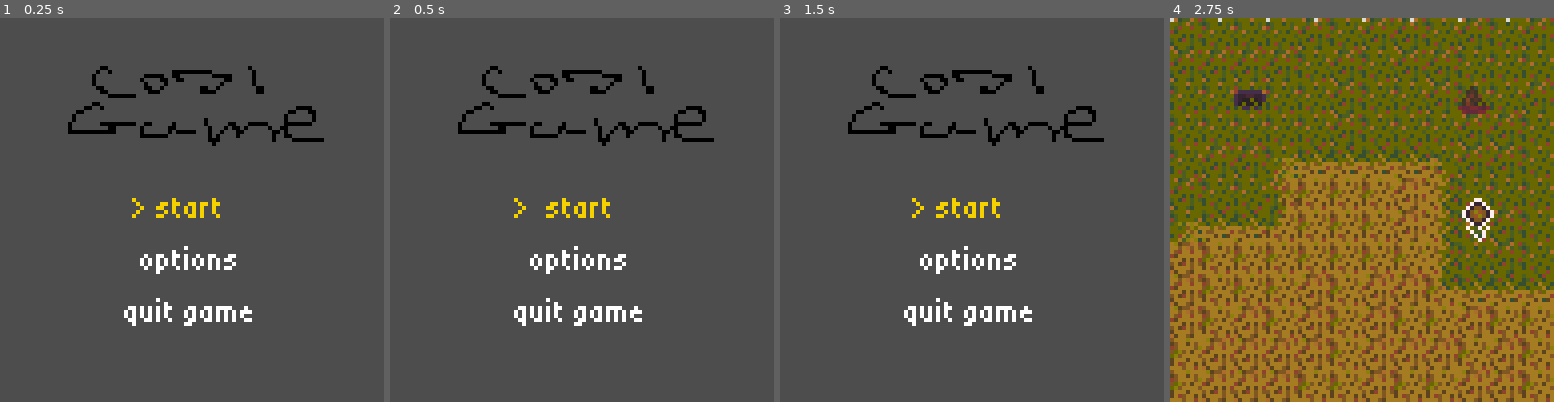
Above: before the commit, frames 1-4 (left to right).
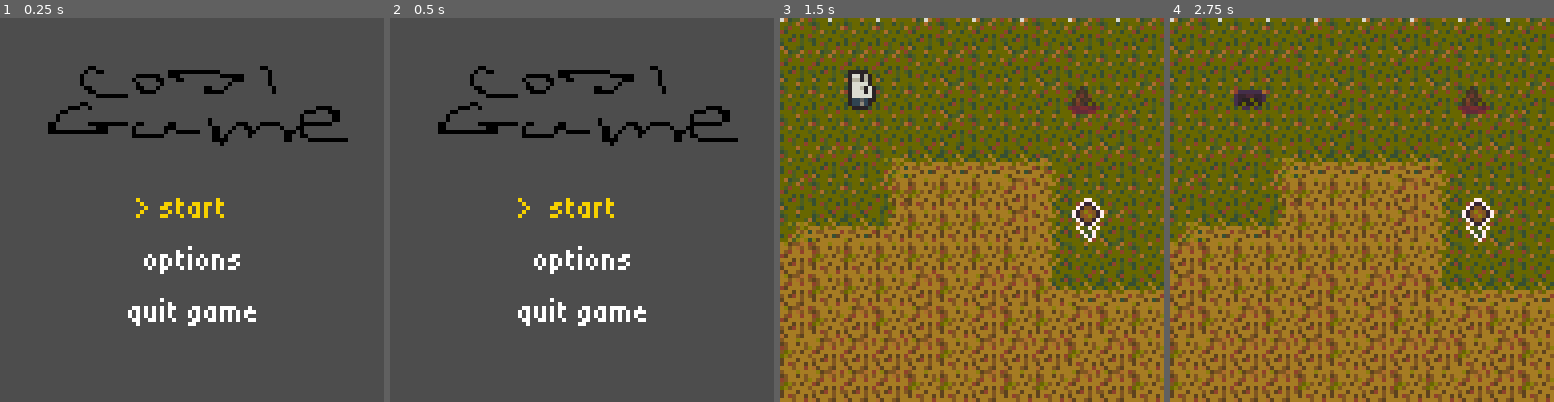
Above: after the commit, the same moments.

Repository: Someone68/cozyfall
Game: Godot game, scene res://scenes/main_menu.tscn
Same seed, same stepped clock (60 frames per second), same inputs: the game is played once before the commit and once after it.
Inputs (mouse positions are in pixels of both pictures, inside the frame that each line leads up to):
- Up to frame 1 (0.25 s): no input
- Up to frame 2 (0.5 s): no input
- Up to frame 3 (1.5 s): click (972, 259) at 0.5 s, where only the run after the commit has a clickable "options"; click (972, 206) at 1.25 s, where only the run after the commit has a clickable "> start"
- Up to frame 4 (2.75 s): tap Enter (ui_accept) at 2, 2.27 s; hold Right (ui_right) from 2.03 s (still down); hold Z (tunnel) from 2.03 s (still down)

The runs differ from the first frame. In frame 1, 5.2% of the frame differs, in the area x 12-91%, y 12-81%; in frame 2, 5.2%; in frame 3, 100%, in the area x 0-100%, y 0-100%; in frame 4, nothing differs.

Commit message:
add mouse click for gui items

Diff:
--- a/scenes/death_screen.tscn
+++ b/scenes/death_screen.tscn
@@ -39,12 +39,18 @@
 [node name="SelectMenu" parent="VBoxContainer" unique_id=647501129 instance=ExtResource("3_7ns25")]
 layout_mode = 2
 
-[node name="TryAgain" type="Label" parent="VBoxContainer/SelectMenu" unique_id=284757862]
+[node name="TryAgain" type="Button" parent="VBoxContainer/SelectMenu" unique_id=1858231319]
+custom_maximum_size = Vector2(45, -1)
 layout_mode = 2
 text = "try again!"
+alignment = 0
 
-[node name="Quit" type="Label" parent="VBoxContainer/SelectMenu" unique_id=1298591346]
+[node name="Quit" type="Button" parent="VBoxContainer/SelectMenu" unique_id=10187259]
+custom_maximum_size = Vector2(55, -1)
 layout_mode = 2
 text = "quit to title..."
+alignment = 0
 
 [connection signal="item_selected" from="VBoxContainer/SelectMenu" to="." method="_on_select_menu_item_selected"]
+[connection signal="pressed" from="VBoxContainer/SelectMenu/TryAgain" to="." method="_on_try_again_pressed"]
+[connection signal="pressed" from="VBoxContainer/SelectMenu/Quit" to="." method="_on_quit_pressed"]
--- a/scenes/escape_screen.tscn
+++ b/scenes/escape_screen.tscn
@@ -3,6 +3,7 @@
 [ext_resource type="Theme" uid="uid://cdv0csb0dp43j" path="res://themes/menu_theme.tres" id="1_gjwmd"]
 [ext_resource type="Script" uid="uid://bnq1v80v63bd1" path="res://scripts/escape_screen.gd" id="2_gjwmd"]
 [ext_resource type="PackedScene" uid="uid://b3ywq4cn53b52" path="res://scenes/select_menu.tscn" id="3_a2a6c"]
+[ext_resource type="PackedScene" uid="uid://benrrbluvikv8" path="res://scenes/warn.tscn" id="3_k22dc"]
 
 [node name="EscapeScreen" type="Control" unique_id=128950255]
 process_mode = 3
@@ -15,6 +16,7 @@
 grow_vertical = 2
 theme = ExtResource("1_gjwmd")
 script = ExtResource("2_gjwmd")
+WARN_SCREEN = ExtResource("3_k22dc")
 
 [node name="ColorRect" type="ColorRect" parent="." unique_id=1687184408]
 layout_mode = 0
@@ -39,16 +41,25 @@
 [node name="SelectMenu" parent="VBoxContainer" unique_id=647501129 instance=ExtResource("3_a2a6c")]
 layout_mode = 2
 
-[node name="BackToGame" type="Label" parent="VBoxContainer/SelectMenu" unique_id=284757862]
+[node name="BackToGame" type="Button" parent="VBoxContainer/SelectMenu" unique_id=424343215]
+custom_maximum_size = Vector2(55, -1)
 layout_mode = 2
 text = "back to game"
+alignment = 0
 
-[node name="Restart" type="Label" parent="VBoxContainer/SelectMenu" unique_id=58015726]
+[node name="Restart" type="Button" parent="VBoxContainer/SelectMenu" unique_id=1992801100]
+custom_maximum_size = Vector2(35, -1)
 layout_mode = 2
 text = "restart"
+alignment = 0
 
-[node name="Quit" type="Label" parent="VBoxContainer/SelectMenu" unique_id=1298591346]
+[node name="Quit" type="Button" parent="VBoxContainer/SelectMenu" unique_id=842595124]
+custom_maximum_size = Vector2(50, -1)
 layout_mode = 2
 text = "quit to title"
+alignment = 0
 
 [connection signal="item_selected" from="VBoxContainer/SelectMenu" to="." method="_on_select_menu_item_selected"]
+[connection signal="pressed" from="VBoxContainer/SelectMenu/BackToGame" to="." method="_on_back_to_game_pressed"]
+[connection signal="pressed" from="VBoxContainer/SelectMenu/Restart" to="." method="_on_restart_pressed"]
+[connection signal="pressed" from="VBoxContainer/SelectMenu/Quit" to="." method="_on_quit_pressed"]
--- a/scenes/main_menu.tscn
+++ b/scenes/main_menu.tscn
@@ -26,22 +26,29 @@
 layout_mode = 2
 texture = ExtResource("2_bqqt6")
 
-[node name="SelectMenu" parent="VBoxContainer" unique_id=647501129 instance=ExtResource("4_wu84c")]
+[node name="MarginContainer" type="MarginContainer" parent="VBoxContainer" unique_id=1859941748]
+layout_mode = 2
+theme_override_constants/margin_left = 14
+theme_override_constants/margin_right = 14
+
+[node name="SelectMenu" parent="VBoxContainer/MarginContainer" unique_id=647501129 instance=ExtResource("4_wu84c")]
 layout_mode = 2
 
-[node name="Start" type="Label" parent="VBoxContainer/SelectMenu" unique_id=848526035]
+[node name="Start" type="Button" parent="VBoxContainer/MarginContainer/SelectMenu" unique_id=615869429]
 layout_mode = 2
 text = "start"
-horizontal_alignment = 1
+flat = true
 
-[node name="Options" type="Label" parent="VBoxContainer/SelectMenu" unique_id=1532990664]
+[node name="Options" type="Button" parent="VBoxContainer/MarginContainer/SelectMenu" unique_id=578380013]
 layout_mode = 2
 text = "options"
-horizontal_alignment = 1
+flat = true
 
-[node name="Quit" type="Label" parent="VBoxContainer/SelectMenu" unique_id=999260275]
+[node name="Quit" type="Button" parent="VBoxContainer/MarginContainer/SelectMenu" unique_id=1581533968]
 layout_mode = 2
 text = "quit game"
-horizontal_alignment = 1
+flat = true
 
-[connection signal="item_selected" from="VBoxContainer/SelectMenu" to="." method="_on_select_menu_item_selected"]
+[connection signal="item_selected" from="VBoxContainer/MarginContainer/SelectMenu" to="." method="_on_select_menu_item_selected"]
+[connection signal="pressed" from="VBoxContainer/MarginContainer/SelectMenu/Start" to="." method="_on_start_pressed"]
+[connection signal="pressed" from="VBoxContainer/MarginContainer/SelectMenu/Quit" to="." method="_on_quit_pressed"]
--- a/scenes/warn.tscn
+++ b/scenes/warn.tscn
@@ -75,12 +75,18 @@
 layout_mode = 2
 theme_override_constants/separation = 2
 
-[node name="Continue" type="Label" parent="MarginContainer/MarginContainer/VBoxContainer/VBoxContainer/SelectMenu" unique_id=1270394394]
+[node name="Continue" type="Button" parent="MarginContainer/MarginContainer/VBoxContainer/VBoxContainer/SelectMenu" unique_id=1188927645]
+custom_maximum_size = Vector2(40, -1)
 layout_mode = 2
 text = "continue"
+alignment = 0
 
-[node name="GoBack" type="Label" parent="MarginContainer/MarginContainer/VBoxContainer/VBoxContainer/SelectMenu" unique_id=61450772]
+[node name="GoBack" type="Button" parent="MarginContainer/MarginContainer/VBoxContainer/VBoxContainer/SelectMenu" unique_id=1014827972]
+custom_maximum_size = Vector2(40, -1)
 layout_mode = 2
 text = "go back"
+alignment = 0
 
 [connection signal="item_selected" from="MarginContainer/MarginContainer/VBoxContainer/VBoxContainer/SelectMenu" to="." method="_on_select_menu_item_selected"]
+[connection signal="pressed" from="MarginContainer/MarginContainer/VBoxContainer/VBoxContainer/SelectMenu/Continue" to="." method="_on_continue_pressed"]
+[connection signal="pressed" from="MarginContainer/MarginContainer/VBoxContainer/VBoxContainer/SelectMenu/GoBack" to="." method="_on_go_back_pressed"]
--- a/scripts/death_screen.gd
+++ b/scripts/death_screen.gd
@@ -1,9 +1,16 @@
 extends Control
 
 func _on_select_menu_item_selected(_index: int, item: Control) -> void:
-	get_tree().paused = false
 	match item.name:
 		"TryAgain":
-			get_tree().reload_current_scene()
+			_on_try_again_pressed()
 		"Quit":
-			get_tree().change_scene_to_file("res://scenes/main_menu.tscn")
+			_on_quit_pressed()
+
+func _on_try_again_pressed() -> void:
+	get_tree().paused = false
+	get_tree().reload_current_scene()
+
+func _on_quit_pressed() -> void:
+	get_tree().paused = false
+	get_tree().change_scene_to_file("res://scenes/main_menu.tscn")
--- a/scripts/escape_screen.gd
+++ b/scripts/escape_screen.gd
@@ -17,9 +17,20 @@
 func _on_select_menu_item_selected(_index: int, item: Control) -> void:
 	match item.name:
 		"BackToGame":
-			queue_free()
-			get_tree().paused = false
+			_on_back_to_game_pressed()
 		"Restart":
-			show_warning("restart")
+			_on_restart_pressed()
 		"Quit":
-			show_warning("quit")
+			_on_quit_pressed()
+
+
+func _on_back_to_game_pressed() -> void:
+	queue_free()
+	get_tree().paused = false
+
+func _on_restart_pressed() -> void:
+	show_warning("restart")
+
+
+func _on_quit_pressed() -> void:
+	show_warning("quit")
--- a/scripts/main_menu.gd
+++ b/scripts/main_menu.gd
@@ -3,6 +3,14 @@
 func _on_select_menu_item_selected(_index: int, item: Control) -> void:
 	match item.name:
 		"Start":
-			Gamemgr.load_current_level()
+			_on_start_pressed()
 		"Quit":
-			get_tree().quit()
+			_on_quit_pressed()
+
+
+func _on_start_pressed() -> void:
+	Gamemgr.load_current_level()
+
+
+func _on_quit_pressed() -> void:
+	get_tree().quit()
--- a/scripts/warn.gd
+++ b/scripts/warn.gd
@@ -3,14 +3,21 @@
 var warning_action: String
 
 func _on_select_menu_item_selected(index: int, item: Control) -> void:
-	get_parent().process_mode = Node.PROCESS_MODE_ALWAYS
 	match item.name:
 		"Continue":
-			get_tree().paused = false
-			match warning_action:
-				"restart":
-					get_tree().reload_current_scene()
-				"quit":
-					get_tree().change_scene_to_file("res://scenes/main_menu.tscn")
+			_on_continue_pressed()
 		"GoBack":
-			queue_free()
+			_on_go_back_pressed()
+
+func _on_continue_pressed() -> void:
+	get_parent().process_mode = Node.PROCESS_MODE_ALWAYS
+	get_tree().paused = false
+	match warning_action:
+		"restart":
+			get_tree().reload_current_scene()
+		"quit":
+			get_tree().change_scene_to_file("res://scenes/main_menu.tscn")
+
+func _on_go_back_pressed() -> void:
+	get_parent().process_mode = Node.PROCESS_MODE_ALWAYS
+	queue_free()
--- a/themes/menu_theme.tres
+++ b/themes/menu_theme.tres
@@ -2,6 +2,22 @@
 
 [ext_resource type="FontFile" uid="uid://cb823j3rpi72o" path="res://fonts/Tiny5-Regular.ttf" id="1_funo8"]
 
+[sub_resource type="StyleBoxFlat" id="StyleBoxFlat_funo8"]
+bg_color = Color(0.60038817, 0.60038817, 0.60038817, 0)
+
+[sub_resource type="StyleBoxFlat" id="StyleBoxFlat_d7wv1"]
+bg_color = Color(0.60038817, 0.60038817, 0.60038817, 0)
+border_color = Color(0.60038817, 0.60038817, 0.60038817, 0)
+
+[sub_resource type="StyleBoxFlat" id="StyleBoxFlat_ebccb"]
+bg_color = Color(0.60038817, 0.60038817, 0.60038817, 0)
+
 [resource]
 default_font = ExtResource("1_funo8")
 default_font_size = 8
+Button/colors/font_color = Color(1, 1, 1, 1)
+Button/colors/font_hover_color = Color(0.96489865, 0.8198382, 0, 1)
+Button/colors/font_pressed_color = Color(0.96489865, 0.8198382, 0, 1)
+Button/styles/hover = SubResource("StyleBoxFlat_funo8")
+Button/styles/normal = SubResource("StyleBoxFlat_d7wv1")
+Button/styles/pressed = SubResource("StyleBoxFlat_ebccb")
